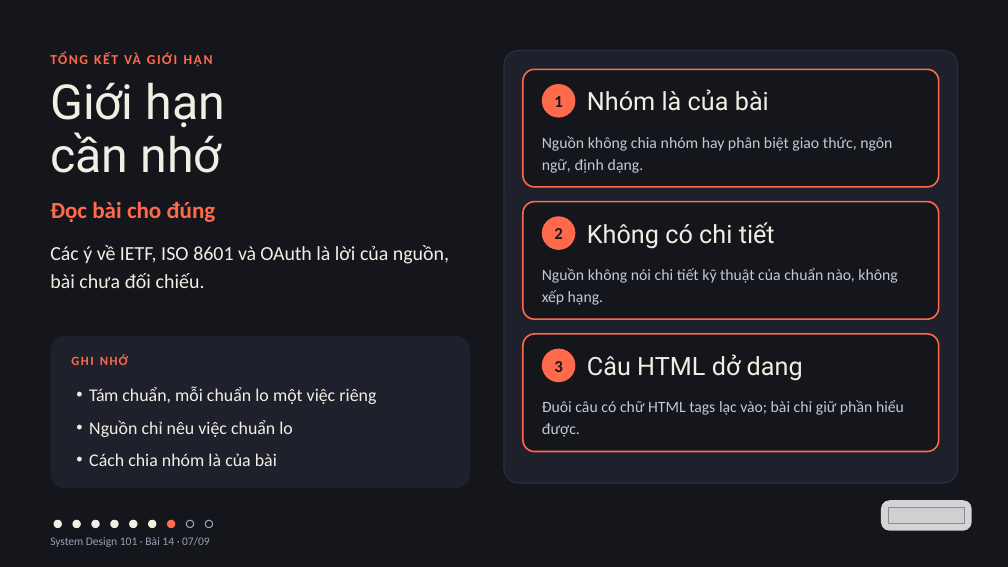
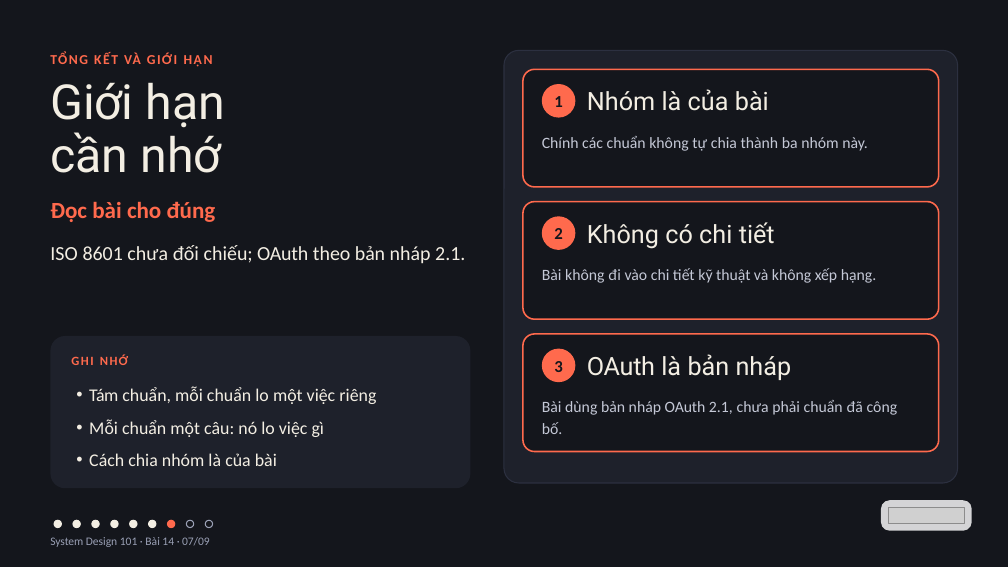
Before and after one commit to vohoailinh90/tool-marketing-studio, a slide deck: slide 7 of system-design-101/vi/lessons/sd-10-014/slides/sd-10-014.pptx. Drawn at 1008x567 pixels with LibreOffice and Linux fonts; fonts in the diff are those of the drawing; grey boxes stand for pictures. Boxes give left, top, right and bottom in pixels: in the first picture for what was removed or moved away, otherwise in the second. Text is boxed around its words. In the diff, an @@ line names an element or a change of style, - is before the commit and + after.

```diff
--- a/system-design-101/vi/lessons/sd-10-014/slides/sd-10-014.pptx
+++ b/system-design-101/vi/lessons/sd-10-014/slides/sd-10-014.pptx
@@ text at (x1=542, y1=136, x2=868, y2=151): text changed @@
-Nguồn không chia nhóm hay phân biệt giao thức, ngôn ngữ, định dạng.
+Chính các chuẩn không tự chia thành ba nhóm này.
@@ text at (x1=50, y1=245, x2=465, y2=264): text changed @@
-Các ý về IETF, ISO 8601 và OAuth là lời của nguồn, bài chưa đối chiếu.
+ISO 8601 chưa đối chiếu; OAuth theo bản nháp 2.1.
@@ text at (x1=542, y1=268, x2=877, y2=283): text changed @@
-Nguồn không nói chi tiết kỹ thuật của chuẩn nào, không xếp hạng.
+Bài không đi vào chi tiết kỹ thuật và không xếp hạng.
@@ text at (x1=587, y1=354, x2=792, y2=380): text changed @@
-Câu HTML dở dang
+OAuth là bản nháp
@@ text at (x1=89, y1=419, x2=325, y2=437): text changed @@
-• Nguồn chỉ nêu việc chuẩn lo
+• Mỗi chuẩn một câu: nó lo việc gì
@@ text at (x1=542, y1=400, x2=898, y2=434): text changed @@
-Đuôi câu có chữ HTML tags lạc vào; bài chỉ giữ phần hiểu được.
+Bài dùng bản nháp OAuth 2.1, chưa phải chuẩn đã công bố.
```
Also in this commit, not shown: 7 other slides changed, 4 other files.
